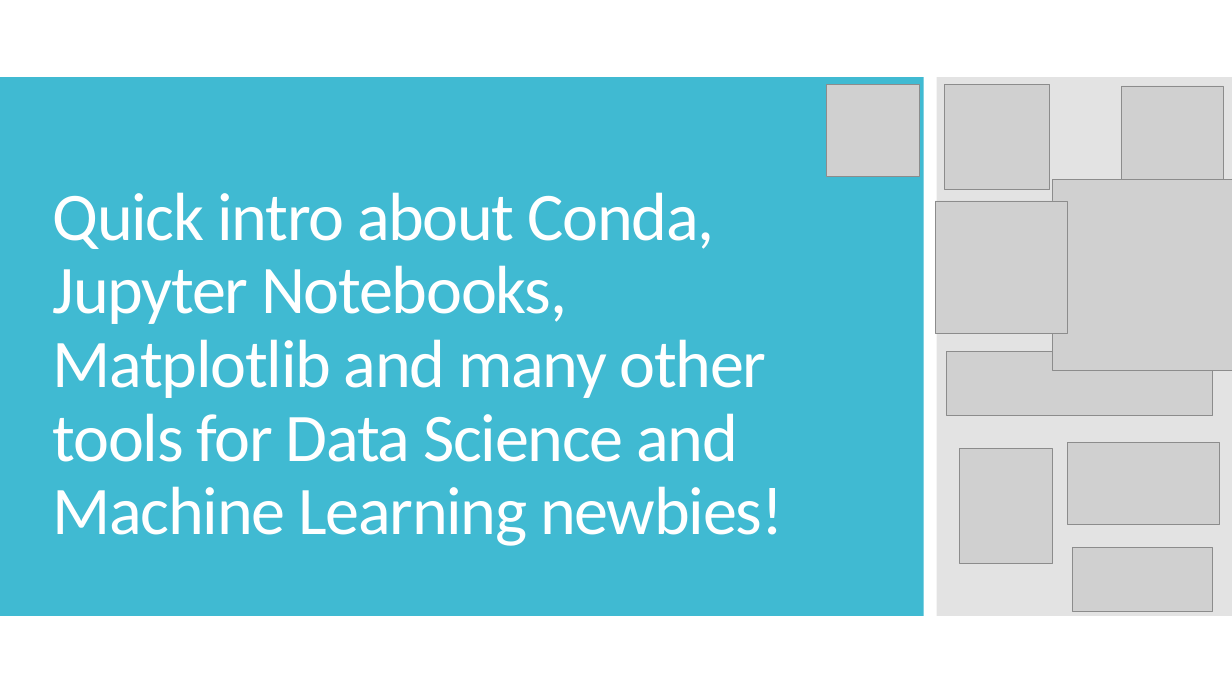
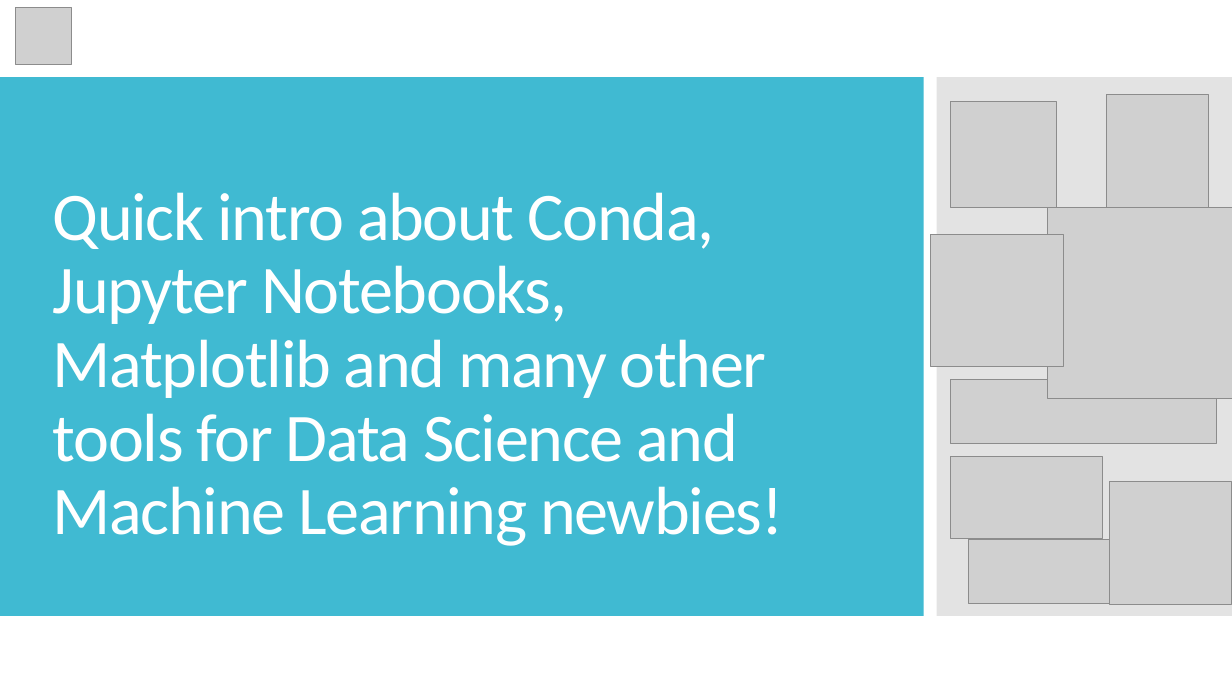
Before and after one commit to gpnagar/Intro_to_Data_Science, a slide deck: slide 1 of play.pptx. Drawn at 1232x693 pixels with LibreOffice and Linux fonts; fonts in the diff are those of the drawing; grey boxes stand for pictures. Boxes give left, top, right and bottom in pixels: in the first picture for what was removed or moved away, otherwise in the second. Text is boxed around its words. In the diff, an @@ line names an element or a change of style, - is before the commit and + after.

```diff
--- a/play.pptx
+++ b/play.pptx
@@ picture resized from (x1=826, y1=84, x2=919, y2=177) to (x1=16, y1=8, x2=72, y2=65) @@
@@ picture moved from (x1=945, y1=84, x2=1051, y2=190) to (x1=951, y1=102, x2=1057, y2=208) @@
@@ picture moved from (x1=1122, y1=86, x2=1224, y2=204) to (x1=1106, y1=94, x2=1208, y2=213) @@
@@ picture resized from (x1=1053, y1=179, x2=1232, y2=371) to (x1=1048, y1=207, x2=1232, y2=398) @@
@@ picture moved from (x1=935, y1=201, x2=1067, y2=334) to (x1=931, y1=235, x2=1063, y2=367) @@
@@ picture moved from (x1=947, y1=352, x2=1214, y2=416) to (x1=951, y1=380, x2=1217, y2=444) @@
@@ picture removed at (x1=960, y1=449, x2=1053, y2=564) @@
@@ picture moved from (x1=1067, y1=443, x2=1220, y2=525) to (x1=951, y1=457, x2=1104, y2=539) @@
@@ picture added at (x1=1109, y1=482, x2=1232, y2=604) @@
@@ picture moved from (x1=1072, y1=548, x2=1213, y2=612) to (x1=969, y1=540, x2=1109, y2=604) @@
```
Also in this commit, not shown: 3 other slides changed, 22 other files.
